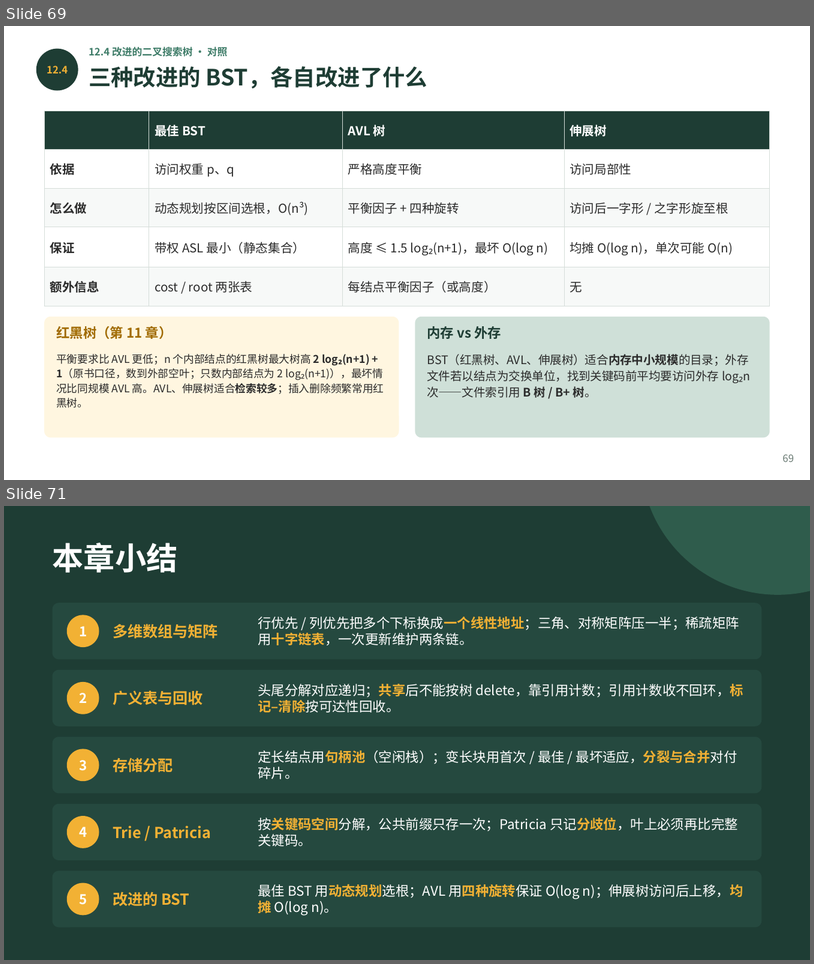
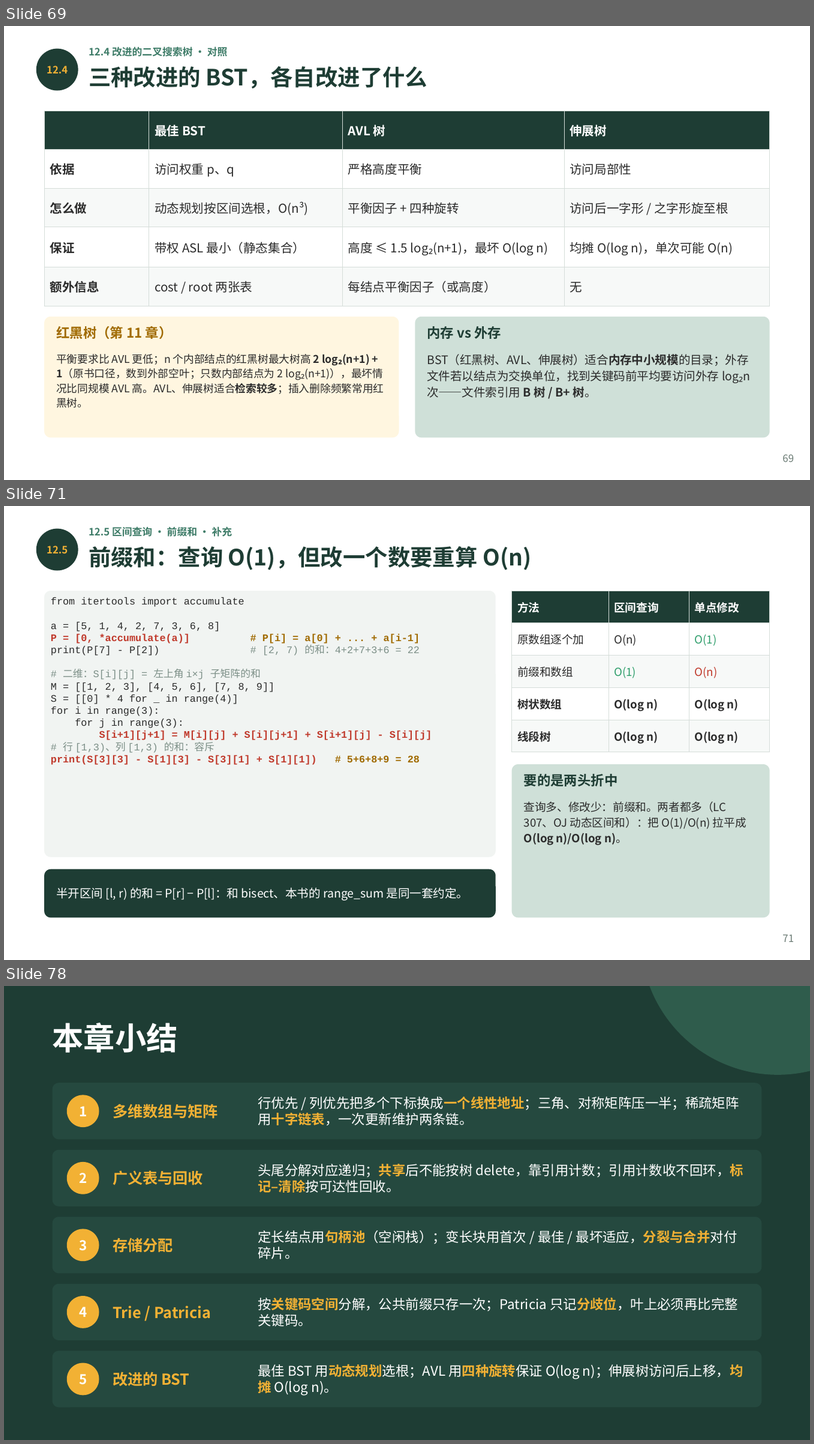
Before and after one commit to GMyhf/2026fall-cs201, a slide deck: courseware/202609_DSA_12_Advanced.pptx. Shown one above the other, each under a label of ours: slides 69 and 71 before the commit, slides 69, 71 and 78 after it; the slides between them are not shown. The pictures are 814x964 and 814x1444 pixels, drawn with LibreOffice and Linux fonts; fonts in the diff are those of the drawing. Boxes give left, top, right and bottom in pixels: in the first picture for what was removed or moved away, otherwise in the second. Text is boxed around its words. In the diff, an @@ line names an element or a change of style, - is before the commit and + after.

```diff
--- a/courseware/202609_DSA_12_Advanced.pptx
+++ b/courseware/202609_DSA_12_Advanced.pptx
@@ slide 71 added at bbox=[4, 506, 810, 960], background #FFFFFF @@
@@ ellipse added at bbox=[36, 529, 78, 571], fill #1E3D34 @@
@@ text added at bbox=[89, 526, 233, 537], 9 pt, text #3E7C68, bold @@
+12.5 区间查询 · 前缀和 · 补充
@@ text added at bbox=[47, 546, 68, 553], 9 pt, text #F2B134, bold @@
+12.5
@@ text added at bbox=[89, 546, 531, 570], 20 pt, text #1E3D34, bold @@
+前缀和：查询 O(1)，但改一个数要重算 O(n)
@@ rounded rectangle added at bbox=[44, 591, 496, 857], fill #F1F4F2 @@
@@ table added at bbox=[512, 591, 770, 746], 5 rows, 3 columns @@
+方法 | 区间查询 | 单点修改
+原数组逐个加 | O(n) | O(1)
+前缀和数组 | O(1) | O(n)
+树状数组 | O(log n) | O(log n)
+线段树 | O(log n) | O(log n)
@@ text added at bbox=[51, 597, 432, 765], 9 pt, text #2B2B2B @@
+from itertools import accumulate
+a = [5, 1, 4, 2, 7, 3, 6, 8]
+P = [0, *accumulate(a)] # P[i] = a[0] + ... + a[i-1]
+print(P[7] - P[2]) # [2, 7) 的和：4+2+7+3+6 = 22
+# 二维：S[i][j] = 左上角 i×j 子矩阵的和
+M = [[1, 2, 3], [4, 5, 6], [7, 8, 9]]
+S = [[0] * 4 for _ in range(4)]
+for i in range(3):
+for j in range(3):
+S[i+1][j+1] = M[i][j] + S[i][j+1] + S[i+1][j] - S[i][j]
+# 行 [1,3)、列 [1,3) 的和：容斥
+print(S[3][3] - S[1][3] - S[3][1] + S[1][1]) # 5+6+8+9 = 28
@@ rounded rectangle added at bbox=[512, 764, 770, 917], fill #CFE0D8 @@
@@ text added at bbox=[524, 774, 618, 786], 12 pt, text #1E3D34, bold @@
+要的是两头折中
@@ text added at bbox=[524, 801, 747, 845], 10 pt, text #2B2B2B @@
+查询多、修改少：前缀和。两者都多（LC 307、OJ 动态区间和）：把 O(1)/O(n) 拉平成 O(log n)/O(log n)。
@@ rounded rectangle added at bbox=[44, 869, 496, 917], fill #1E3D34 @@
@@ text added at bbox=[56, 887, 468, 900], 10.5 pt, text #FFFFFF @@
+半开区间 [l, r) 的和 = P[r] − P[l]：和 bisect、本书的 range_sum 是同一套约定。
@@ text added at bbox=[783, 934, 794, 942], 9 pt, text #6B7B74 @@
+71
@@ what was slide 71 is now slide 78 @@
```
Also in this commit, not shown: 2 slides changed, 6 other slides added, 2 other files.
